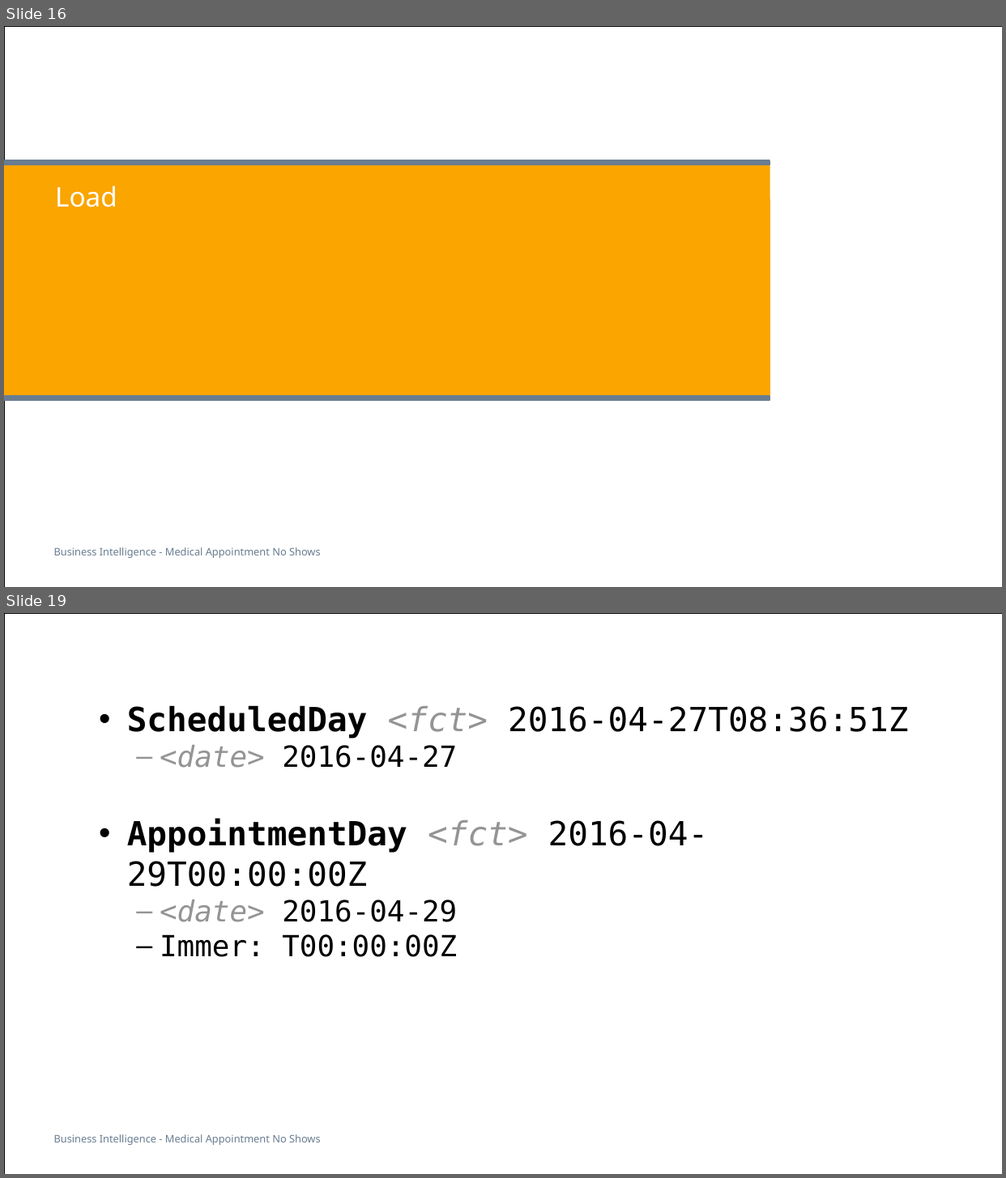
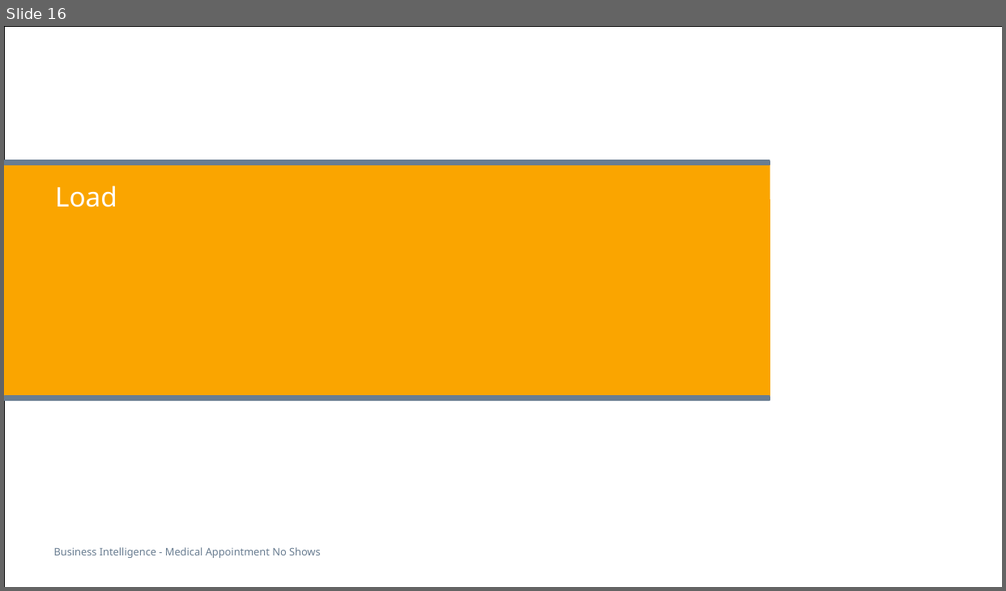
Before and after one commit to soldiervinz/BI_AppointmentShowUp, a slide deck: Medical Appointment No Shows.pptx. Shown one above the other, each under a label of ours: slides 16 and 19 before the commit, slide 16 after it; the slides between them are not shown. The pictures are 1006x1178 and 1006x591 pixels, drawn with LibreOffice and Linux fonts; fonts in the diff are those of the drawing. Boxes give left, top, right and bottom in pixels: in the first picture for what was removed or moved away, otherwise in the second. Text is boxed around its words. In the diff, an @@ line names an element or a change of style, - is before the commit and + after.

```diff
--- a/Medical Appointment No Shows.pptx
+++ b/Medical Appointment No Shows.pptx
@@ slide 19 removed at (x1=4, y1=613, x2=1002, y2=1174), background #FFFFFF; not listed: 2 template elements that a slide beside it also shows @@
@@ text removed at (x1=127, y1=705, x2=908, y2=957) @@
-• ScheduledDay <fct> 2016-04-27T08:36:51Z
-  – <date> 2016-04-27
-• AppointmentDay <fct> 2016-04-29T00:00:00Z
-  – <date> 2016-04-29
-  – Immer: T00:00:00Z
```
Also in this commit, not shown: 4 other slides removed.
